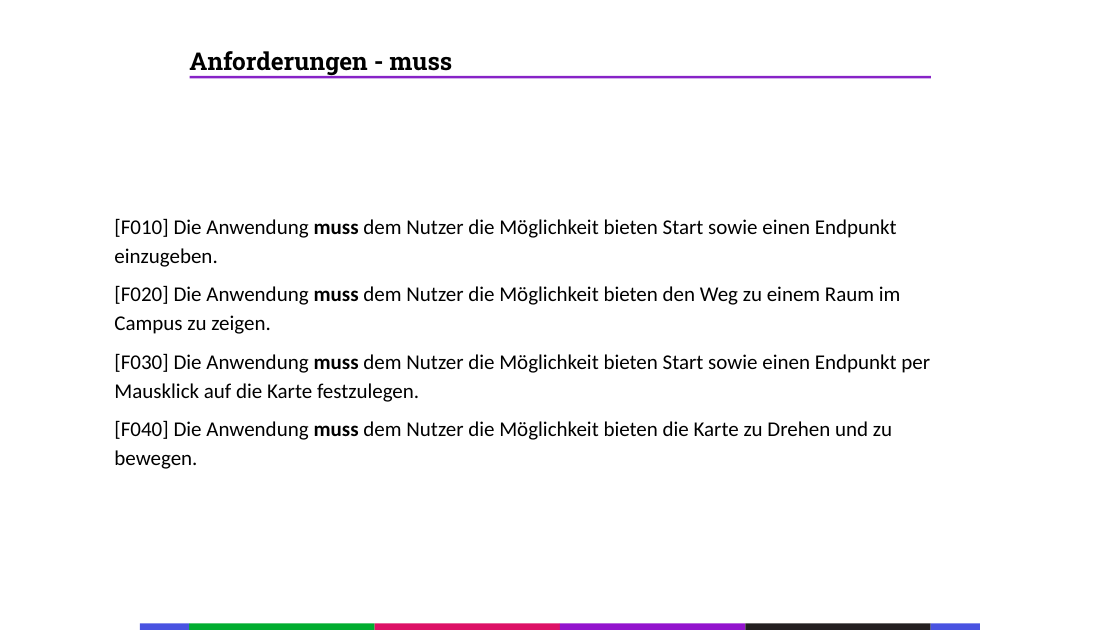
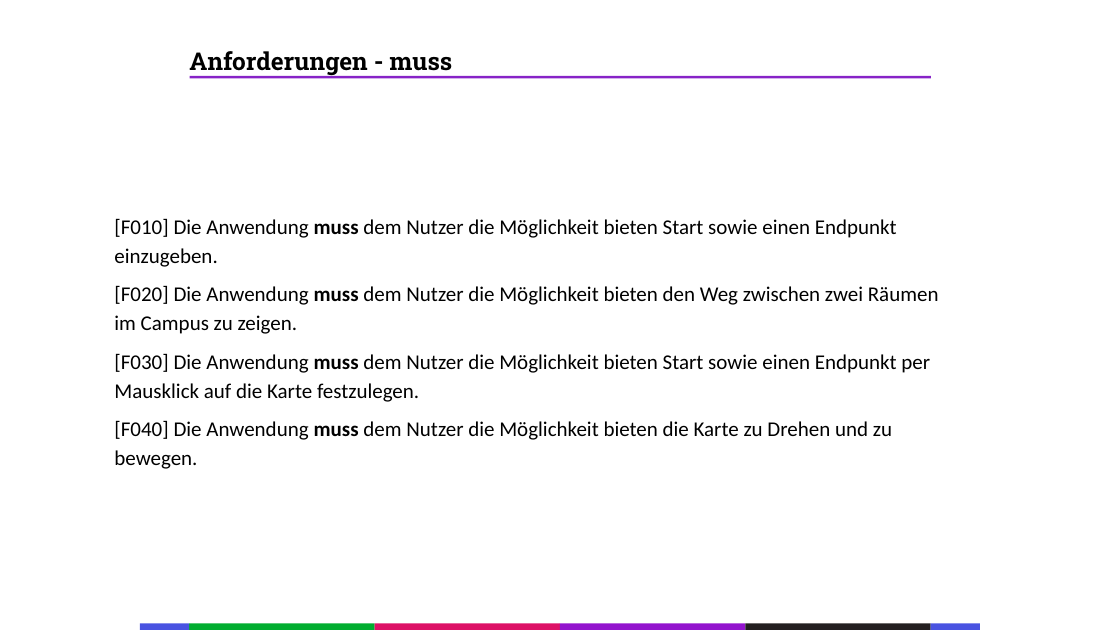
Before and after one commit to Splashpixx/EPW2122ChouliarasBurgdorfWolf, a slide deck: slide 11 of Audits/WS2122_ChouliarasBurgdorfWolf_Audit2.pptx (slide 12 before the commit). Drawn at 1120x630 pixels with LibreOffice and Linux fonts; fonts in the diff are those of the drawing. Boxes give left, top, right and bottom in pixels: in the first picture for what was removed or moved away, otherwise in the second. Text is boxed around its words. In the diff, an @@ line names an element or a change of style, - is before the commit and + after.

```diff
--- a/Audits/WS2122_ChouliarasBurgdorfWolf_Audit2.pptx
+++ b/Audits/WS2122_ChouliarasBurgdorfWolf_Audit2.pptx
@@ text at box(114, 285, 939, 334): text changed @@
-[F020] Die Anwendung muss dem Nutzer die Möglichkeit bieten den Weg zu einem Raum im Campus zu zeigen.
+[F020] Die Anwendung muss dem Nutzer die Möglichkeit bieten den Weg zwischen zwei Räumen im Campus zu zeigen.
```
Also in this commit, not shown: 2 other slides changed, 4 other files.
